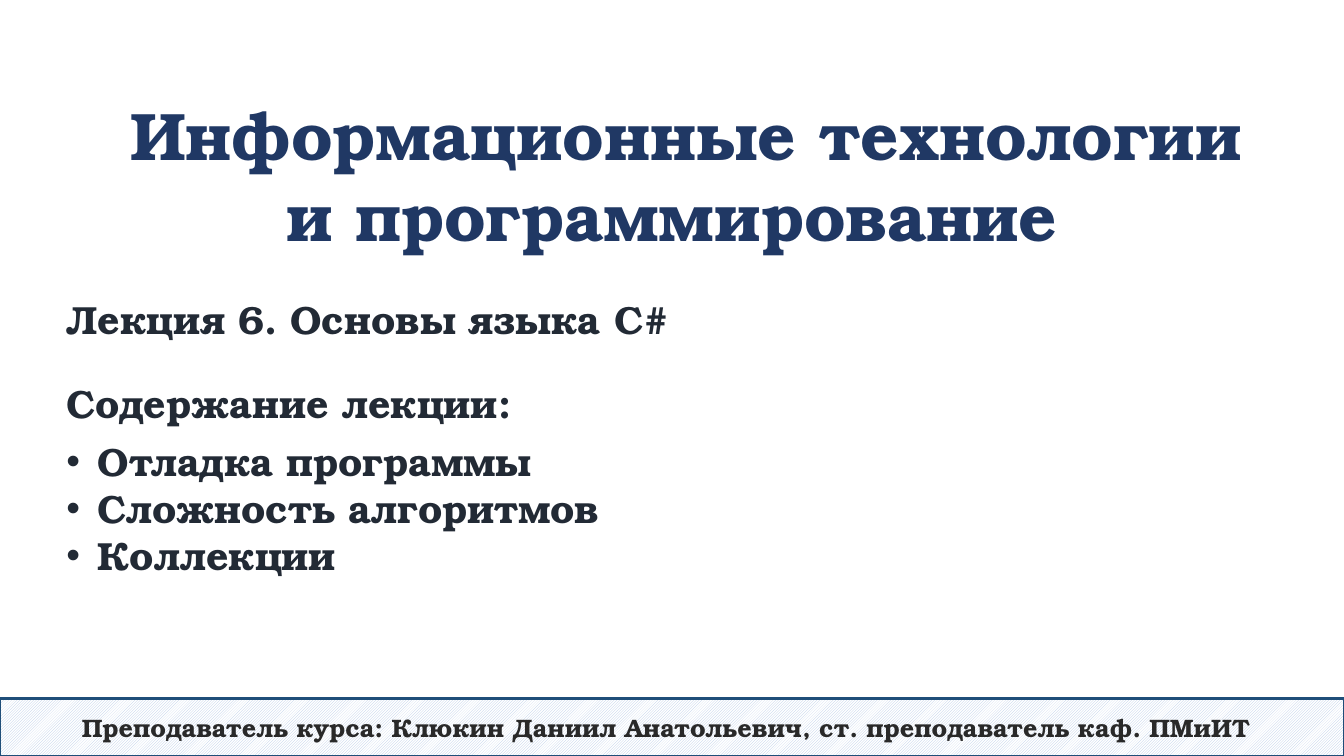
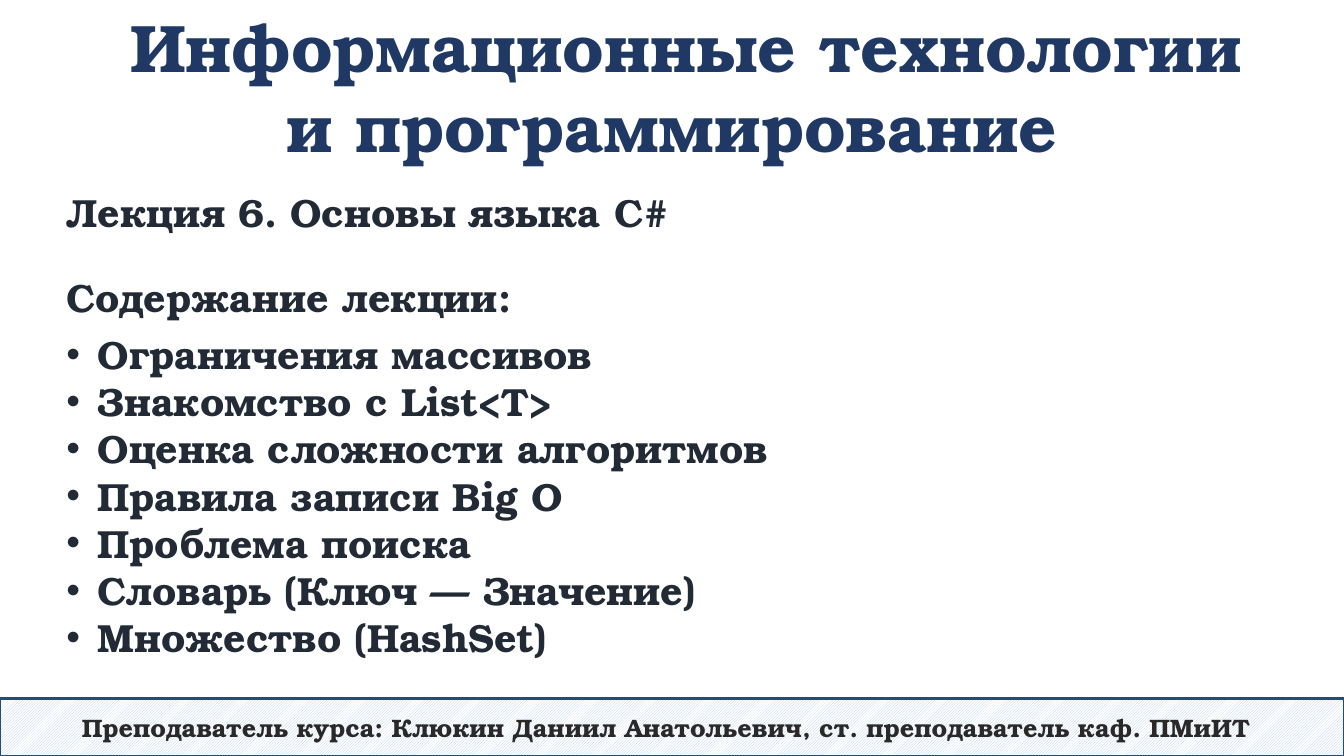
Before and after one commit to DaniilKlyukin/ITiP-1, a slide deck: slide 1 of Лекции/ИТиП 1 лек 6.pptx. Drawn at 1344x756 pixels with LibreOffice and Linux fonts; fonts in the diff are those of the drawing. Boxes give left, top, right and bottom in pixels: in the first picture for what was removed or moved away, otherwise in the second. Text is boxed around its words. In the diff, an @@ line names an element or a change of style, - is before the commit and + after.

```diff
--- a/Лекции/ИТиП 1 лек 6.pptx
+++ b/Лекции/ИТиП 1 лек 6.pptx
@@ text "Информационные технологии и программирование": place and size @@
-text "Информационные технологии и программирование" at bbox=[130, 111, 1241, 256]
+text "Информационные технологии и программирование" at bbox=[130, 23, 1241, 167]
@@ title "Лекция 6. Основы языка C# ...": place and size @@
-title "Лекция 6. Основы языка C# ..." at bbox=[66, 306, 669, 427]
+title "Лекция 6. Основы языка C# ..." at bbox=[66, 199, 669, 321]
@@ text at bbox=[98, 341, 768, 658]: text changed @@
-• Отладка программы
-• Сложность алгоритмов
-• Коллекции
+• Ограничения массивов
+• Знакомство с List<T>
+• Оценка сложности алгоритмов
+• Правила записи Big O
+• Проблема поиска
+• Словарь (Ключ — Значение)
+• Множество (HashSet)
```
Also in this commit, not shown: 4 other slides changed, 25 slides added, 22 slides removed, 5 other files.
